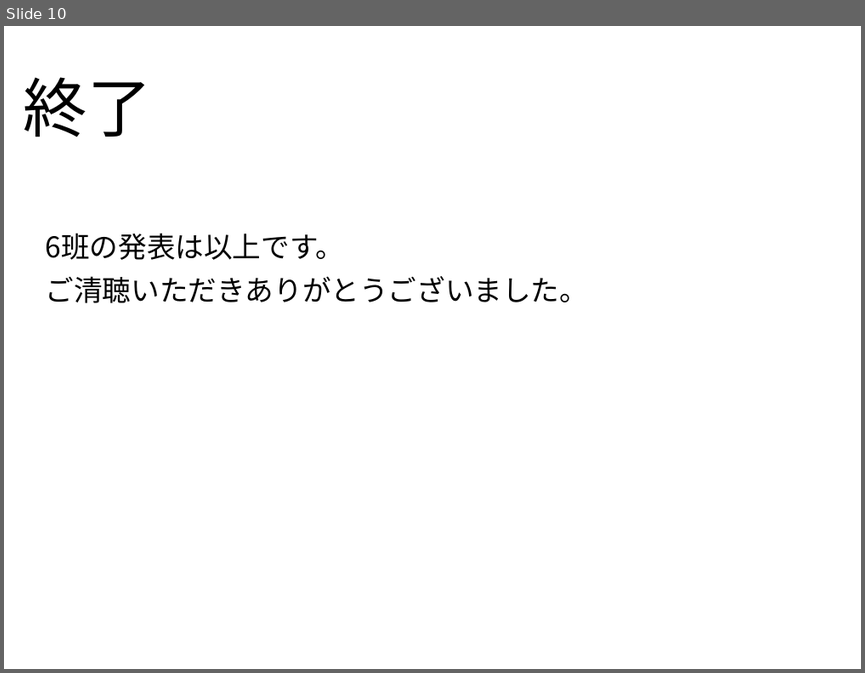
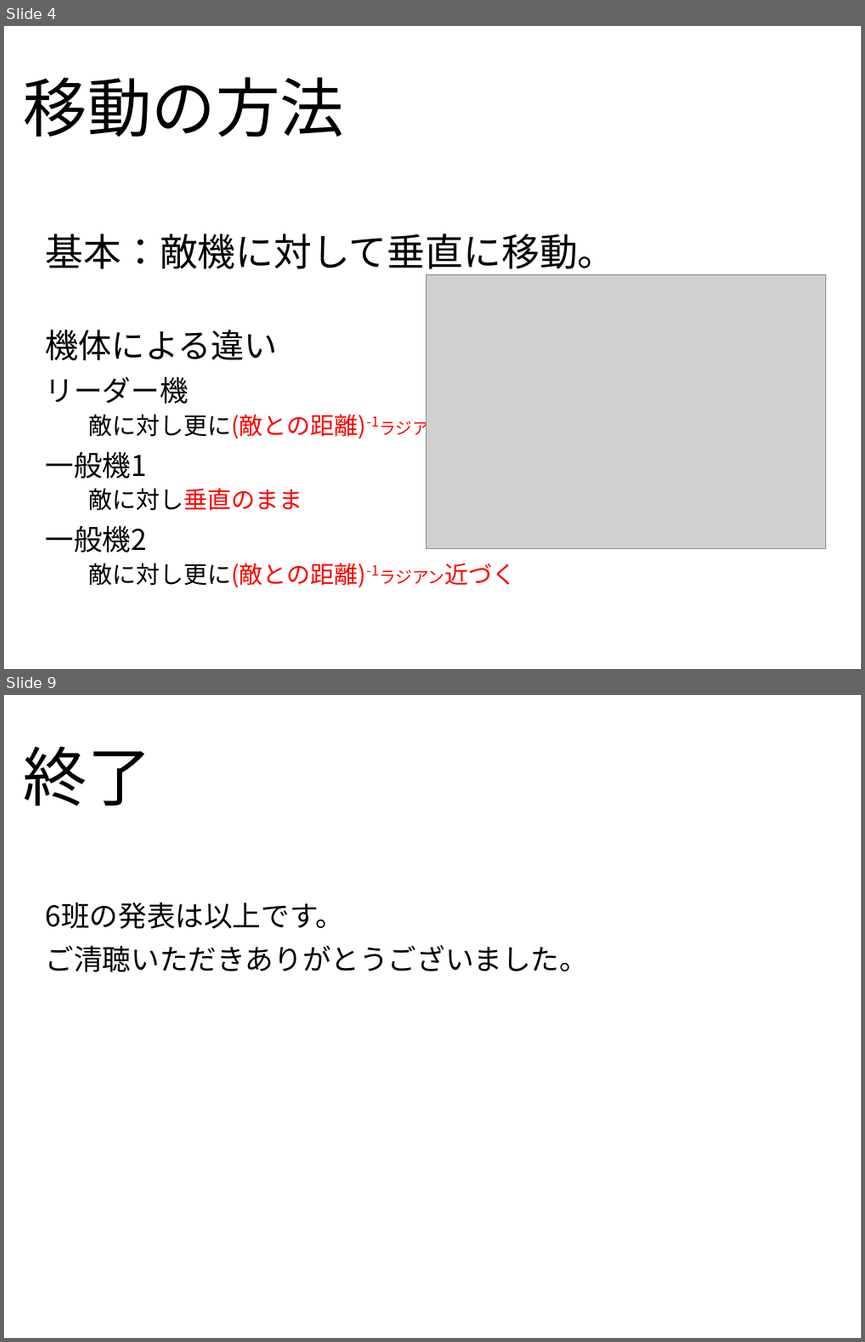
Before and after one commit to PBLB2015group06/TankSim, a slide deck: 期末スライド.pptx. Shown one above the other, each under a label of ours: slide 10 before the commit, slides 4 and 9 after it; the slides between them are not shown. The pictures are 865x673 and 865x1342 pixels, drawn with LibreOffice and Linux fonts; fonts in the diff are those of the drawing; grey boxes stand for pictures; background and template pictures are left out. Boxes give left, top, right and bottom in pixels: in the first picture for what was removed or moved away, otherwise in the second. Text is boxed around its words. In the diff, an @@ line names an element or a change of style, - is before the commit and + after.

```diff
--- a/期末スライド.pptx
+++ b/期末スライド.pptx
@@ slide 4 added at (4, 26, 861, 669), background picture (left out) @@
@@ title added at (24, 77, 345, 137), 54 pt, text #000000 @@
+移動の方法
@@ subtitle added at (46, 233, 616, 588), 20 pt, text #000000 @@
+基本：敵機に対して垂直に移動。
+機体による違い
+リーダー機
+  敵に対し更に(敵との距離)-1ラジアン離れる
+一般機1
+  敵に対し垂直のまま
+一般機2
+  敵に対し更に(敵との距離)-1ラジアン近づく
@@ picture added at (426, 274, 825, 549) @@
@@ what was slide 10 is now slide 9 @@
```
Also in this commit, not shown: 6 slides changed, 1 other slide added, 3 slides removed.
